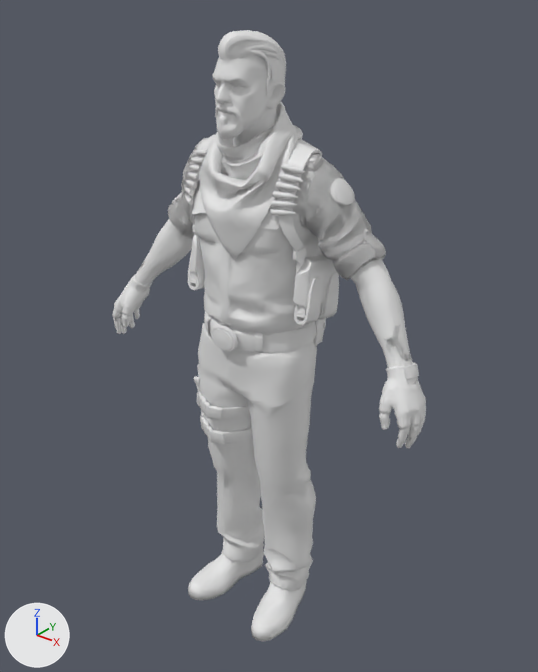
What one commit did to the glTF model cheat/assets/models/tm_leet_variantf.glb.
Rendered twice from a 50 mm camera at (1.376, -1.616, 2.113) aimed at (0.01, 0.093, 1.054). Lighting does not change. The marker at lower left points along +X, +Y and +Z. The first picture is the older version. Vertices at exactly the same position are counted once.

Objects in the first picture: 'agents/models/tm_leet/tm_leet_variantf.vmdl_c.firstperson_default_gloves_arms', 'agents/models/tm_leet/tm_leet_variantf.vmdl_c.firstperson_sleeves', 'agents/models/tm_leet/tm_leet_variantf.vmdl_c.thirdperson_body', 'agents/models/tm_leet/tm_leet_variantf.vmdl_c.thirdperson_default_gloves'.
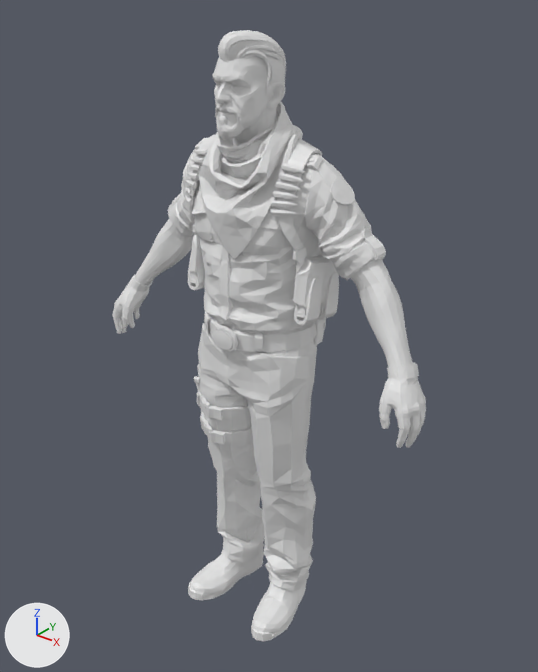
Pixel boxes [x1, y1, x2, y2] of what changed, in the pictures (538 x 672 px):
'agents/models/tm_leet/tm_leet_variantf.vmdl_c.firstperson_default_gloves_arms', no longer drawn: before [113, 212, 426, 449]
'agents/models/tm_leet/tm_leet_variantf.vmdl_c.firstperson_sleeves', no longer drawn: before [182, 155, 369, 268]
part 1 of me_agents_models_tm_leet_tm_leet_variantf_vmdl_c_thirdperson_body, shading changed: [139, 36, 413, 642] in both
part 2 of me_agents_models_tm_leet_tm_leet_variantf_vmdl_c_thirdperson_default_gloves, shading changed: [112, 279, 424, 446] in both

The change in detail:
me_agents_models_tm_leet_tm_leet_variantf_vmdl_c_thirdperson_body has 9865 vertices, 19063 faces and spans x -0.56..0.56, y -0.17..0.26, z 0.0..1.98.
me_agents_models_tm_leet_tm_leet_variantf_vmdl_c_thirdperson_body is used by ob_agents_models_tm_leet_tm_leet_variantf_vmdl_c_thirdperson_body.
me_agents_models_tm_leet_tm_leet_variantf_vmdl_c_thirdperson_body part 1: all faces are now shaded flat (19051 of 19063 changed).
me_agents_models_tm_leet_tm_leet_variantf_vmdl_c_thirdperson_default_gloves has 1612 vertices, 3026 faces and spans x -0.614..0.614, y -0.06..0.081, z 0.923..1.154.
me_agents_models_tm_leet_tm_leet_variantf_vmdl_c_thirdperson_default_gloves is used by ob_agents_models_tm_leet_tm_leet_variantf_vmdl_c_thirdperson_default_gloves.
me_agents_models_tm_leet_tm_leet_variantf_vmdl_c_thirdperson_default_gloves part 2: all faces are now shaded flat (3026 of 3026 changed).
Object 'agents/models/tm_leet/tm_leet_variantf.vmdl_c.firstperson_default_gloves_arms' (ob_agents_models_tm_leet_tm_leet_variantf_vmdl_c_firstperson_default_gloves_arms) now shows nothing instead of me_agents_models_tm_leet_tm_leet_variantf_vmdl_c_firstperson_default_gloves_arms.
Object 'agents/models/tm_leet/tm_leet_variantf.vmdl_c.firstperson_sleeves' (ob_agents_models_tm_leet_tm_leet_variantf_vmdl_c_firstperson_sleeves) now shows nothing instead of me_agents_models_tm_leet_tm_leet_variantf_vmdl_c_firstperson_sleeves.
